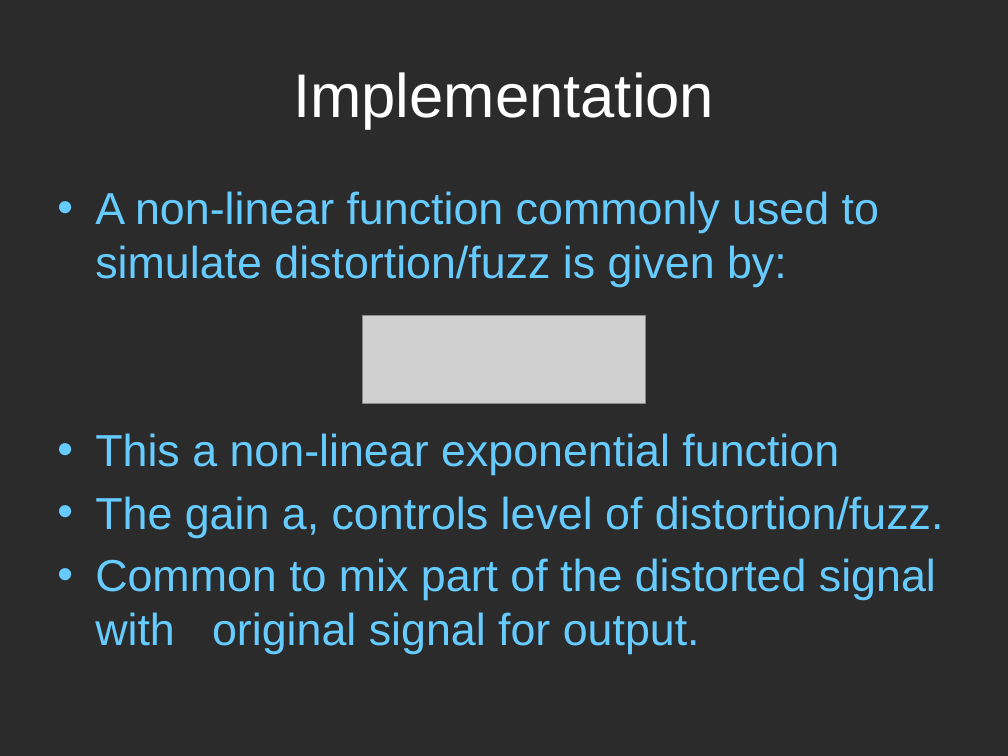
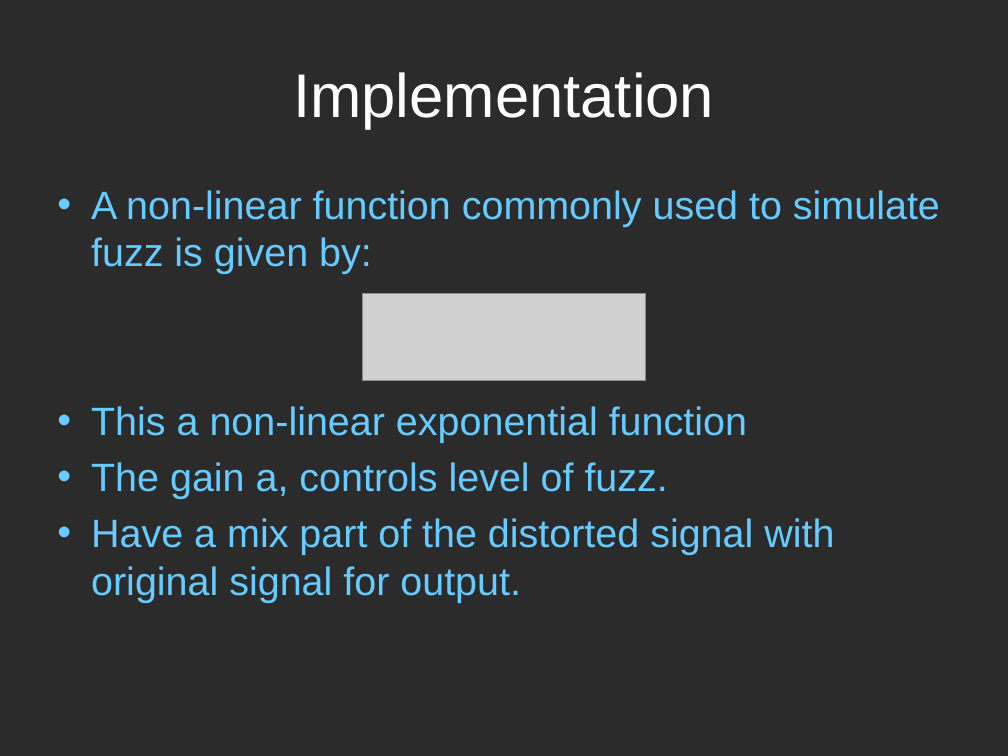
Before and after one commit to inteljack/EL6183-Digital-Signal-Processing-Lab-2015-Fall, a slide deck: slide 9 of project/jason/ppt.pptx. Drawn at 1008x756 pixels with LibreOffice and Linux fonts; fonts in the diff are those of the drawing; grey boxes stand for pictures; background and template pictures are left out; a plain dark background stands for a picture behind light text. Boxes give left, top, right and bottom in pixels: in the first picture for what was removed or moved away, otherwise in the second. Text is boxed around its words. In the diff, an @@ line names an element or a change of style, - is before the commit and + after.

```diff
--- a/project/jason/ppt.pptx
+++ b/project/jason/ppt.pptx
@@ text at (91, 190, 940, 274): text changed; size 45.5 to 40 pt @@
-• A non-linear function commonly used to simulate distortion/fuzz is given by:
+• A non-linear function commonly used to simulate fuzz is given by:
@@ picture: place and size @@
-picture at (363, 316, 646, 404)
+picture at (363, 293, 646, 381)
@@ text at (91, 406, 747, 443): size 45.5 to 40 pt in "This a non-linear exponential function"; indent changed @@
@@ text at (91, 462, 834, 602): text changed; size 45.5 to 40 pt @@
-• The gain a, controls level of distortion/fuzz.
-• Common to mix part of the distorted signal with original signal for output.
+• The gain a, controls level of fuzz.
+• Have a mix part of the distorted signal with original signal for output.
```
Also in this commit, not shown: 8 other slides changed, 1 slide added, 1 slide removed, 8 other files.
